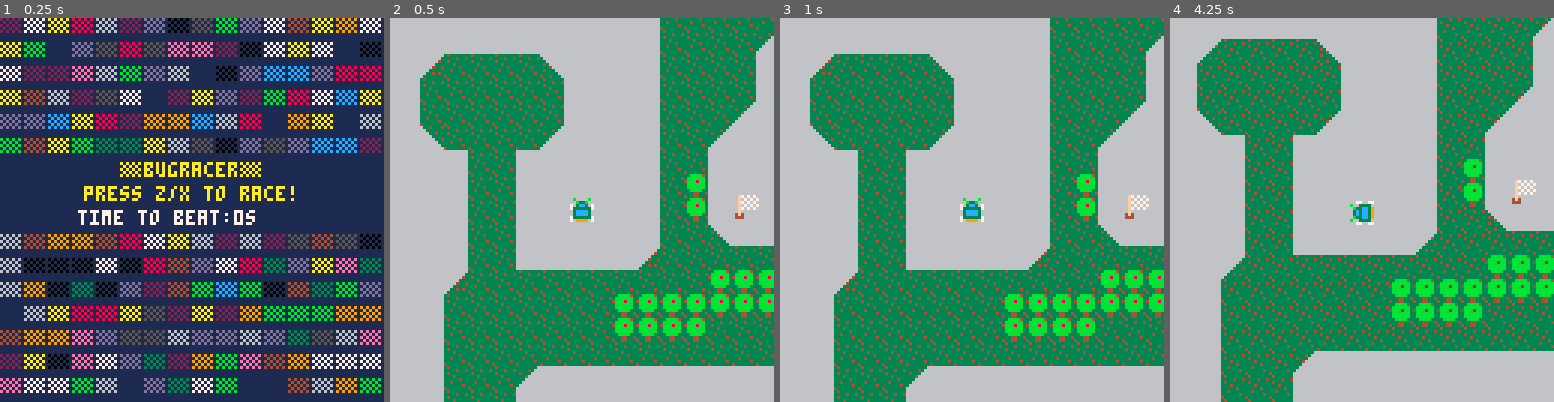
Above: before the commit, frames 1-4 (left to right).
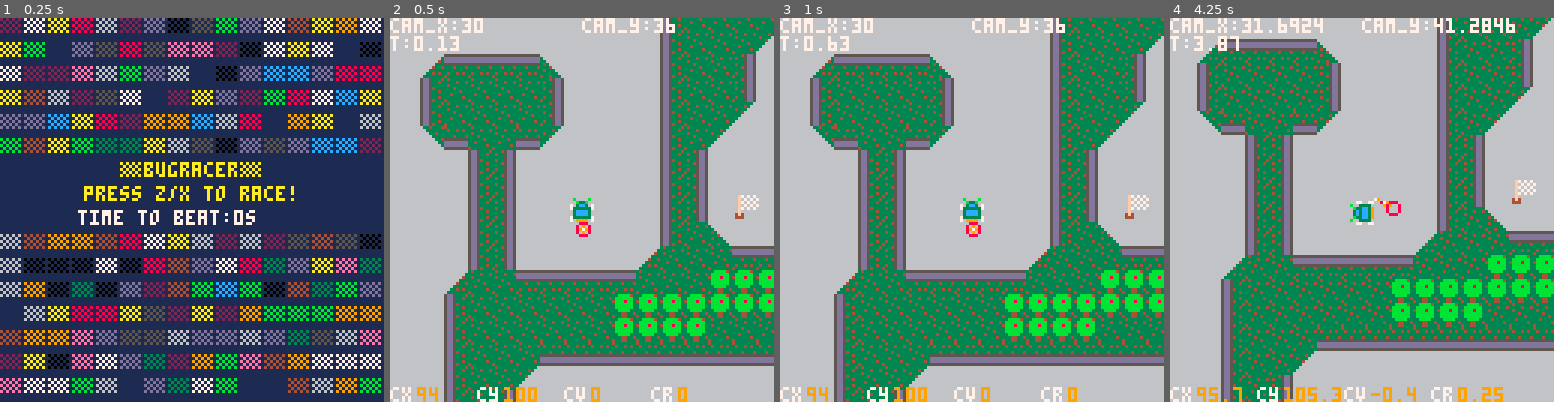
Above: after the commit, the same moments.

Repository: michaelchadwick/game-off-2016
Game: PICO-8 cartridge bugracer.p8
Two runs of this game, one before a commit and one after it. Both use one fixed random seed, a clock stepped at 60 frames per second and the inputs below.
Inputs:
- Up to frame 1 (0.25 s): no input
- Up to frame 2 (0.5 s): tap X (X key) at 0.33 s
- Up to frame 3 (1 s): tap O (Z key) at 0.7 s
- Up to frame 4 (4.25 s): tap X (X key) at 1.07, 1.85, 2.97, 4.08 s; hold Right 1.6-2.1 s; tap O (Z key) every 0.4 s from 1.7 to 4.1 s; hold Up 2.15-2.42 s; hold Right 2.47-3.03 s; hold Left 3.08-3.58 s; hold Down 3.63-3.97 s; hold Right from 4.02 s (still down)

Frame 1 is identical in both runs. In frame 2, 16% of the frame differs, in the area x 0-100%, y 0-100%; in frame 3, 16%; in frame 4, 17%.

Commit message:
exhaust animation implemented, but needs quirks worked out; started work on new impassible border tile

Diff:
--- a/bugracer.p8
+++ b/bugracer.p8
@@ -44,6 +44,7 @@
  self.rspd = init.rspd or 0
  self.spd = init.spd or 0
  self.spd_max = init.spd_max or 1.8
+ self.acc_step = init.acc_step or 0.4
  self.update = car.update
  self.draw = car.draw
  self.camera = car.camera
@@ -56,17 +57,28 @@
 end
 
 car.update = function(self)
- --check rotation
+ --adjust rotation
  if btn(btn_l) then
   self.rot+=self.rspd
  elseif btn(btn_r) then
   self.rot-=self.rspd
  end
- --check speed
+ --normalize rotation
+ if abs(self.rot)==1 then
+  self.rot=0
+ end
+ update_exhaust(self)
+ --adjust speed
+ ----go forward
  if btn(btn_u) then
-  self.spd=min(self.spd_max,self.spd+0.4)
+  self.spd=min(
+   self.spd_max,
+   self.spd+self.acc_step
+  )
+ ----go backward
  elseif btn(btn_d) then
   self.spd=max(-1,self.spd-0.4)
+ ----slow down
  else
   self.spd*=0.9
   if abs(self.spd)<0.2 then
@@ -143,6 +155,7 @@
  music(0)
  cam_x=0
  cam_y=0
+ exhausts={}
 
  flag={sp=sp_flag,x=145,y=95}
  flag.box={
@@ -158,6 +171,41 @@
   rspd=rot_spd
  })
  add(cars,car)
+end
+
+function make_exhaust(x,y)
+ add(exhausts,{x=x,y=y,t=0})
+end
+
+function update_exhaust(c)
+ local sz=c.size
+ local rt=abs(c.rot)
+ local d=1
+ if c.rot<0 then
+  d=-1
+ end
+
+ if rt>0 and
+    rt<=0.25 then
+  ex_x=c.x+(d*(rt*sz*4))
+  ex_y=c.y-((rt*sz*4)-10)
+ elseif rt>0.25 and
+        rt<0.5 then
+  ex_x=c.x-(d*((rt*sz*3)-17))
+  ex_y=c.y-(d*((rt-0.25)*sz*4))
+ elseif rt>=0.5 and
+        rt<0.75 then
+  ex_x=c.x-(d*((rt-0.5)*sz*3))
+  ex_y=c.y+(d*((rt*sz*4)-27))
+ elseif rt>=0.75 and
+        rt<1 then
+  ex_x=c.x+(d*((rt*sz*3)-25))
+  ex_y=c.y+(d*((rt*sz*4)+2))
+ else
+  ex_x=c.x
+  ex_y=c.y+6
+ end
+ make_exhaust(ex_x,ex_y)
 end
 
 function game_over()
@@ -217,6 +265,15 @@
  elseif game_state==state_play then
   cls()
   t+=1
+
+  --update exhausts
+  for ex in all(exhausts) do
+   ex.t+=1
+   if ex.t==7 then
+    del(exhausts,ex)
+   end
+  end
+
  elseif game_state==state_dead then
   game_over()
  elseif game_state==state_win then
@@ -231,16 +288,29 @@
  if game_state==state_title then
   draw_title()
  elseif game_state==state_play then
+  --basics
   camera(cam_x,cam_y)
   draw_bg()
+
+  --car
   for _,car in pairs(cars) do
    car:update()
    car:draw()
    car:camera()
   end
+
+  --exhausts
+	 for ex in all(exhausts) do
+	  circ(ex.x,ex.y,
+	   1.4/(ex.t/2.1),
+	   7+ex.t%3
+	  )
+	 end
+
+  --flag
   spr(flag.sp,flag.x,flag.y)
-  camera(cam_x,cam_y)
-  --show_stats(cars[1])
+
+  show_stats(cars[1])
  elseif game_state==state_dead then
   game_over()
  end
@@ -277,6 +347,11 @@
   round(cars[1].spd,1),
   cam_x+67,
   cam_y+123,9)
+ print("cr",cam_x+87,cam_y+123,7)
+ print(
+  round(cars[1].rot,2),
+  cam_x+96,
+  cam_y+123,9)
 end
 
 function round(num,idp)
@@ -375,22 +450,22 @@
 334333333366666666666633666666666f6666660000000000000000000000000000000000000000000000000000000000000000000000000000000000000000
 333333433666666666666663666666664f4666660000000000000000000000000000000000000000000000000000000000000000000000000000000000000000
 43333333666666666666666666666666444666660000000000000000000000000000000000000000000000000000000000000000000000000000000000000000
-33bbbb43666666666666666600000000000000000000000000000000000000000000000000000000000000000000000000000000000000000000000000000000
-3bbbbbb3366666666666666300000000000000000000000000000000000000000000000000000000000000000000000000000000000000000000000000000000
-4bbb8bb3336666666666664300000000000000000000000000000000000000000000000000000000000000000000000000000000000000000000000000000000
-3bbbbbb3343666666666633300000000000000000000000000000000000000000000000000000000000000000000000000000000000000000000000000000000
-3bbbbbb3333466666666433400000000000000000000000000000000000000000000000000000000000000000000000000000000000000000000000000000000
-33bbbb33343336666663333300000000000000000000000000000000000000000000000000000000000000000000000000000000000000000000000000000000
-33344334333333666633434300000000000000000000000000000000000000000000000000000000000000000000000000000000000000000000000000000000
-43344333433433366333333300000000000000000000000000000000000000000000000000000000000000000000000000000000000000000000000000000000
-00000000000000000000000000000000000000000000000000000000000000000000000000000000000000000000000000000000000000000000000000000000
-00000000000000000000000000000000000000000000000000000000000000000000000000000000000000000000000000000000000000000000000000000000
-00000000000000000000000000000000000000000000000000000000000000000000000000000000000000000000000000000000000000000000000000000000
-00000000000000000000000000000000000000000000000000000000000000000000000000000000000000000000000000000000000000000000000000000000
-00000000000000000000000000000000000000000000000000000000000000000000000000000000000000000000000000000000000000000000000000000000
-00000000000000000000000000000000000000000000000000000000000000000000000000000000000000000000000000000000000000000000000000000000
-00000000000000000000000000000000000000000000000000000000000000000000000000000000000000000000000000000000000000000000000000000000
-00000000000000000000000000000000000000000000000000000000000000000000000000000000000000000000000000000000000000000000000000000000
+33bbbb43666666666666666643333333555555550000000000000000000000000000000000000000000000000000000000000000000000000000000000000000
+3bbbbbb3366666666666666334334343dddddddd0000000000000000000000000000000000000000000000000000000000000000000000000000000000000000
+4bbb8bb3336666666666664333333333dddddddd0000000000000000000000000000000000000000000000000000000000000000000000000000000000000000
+3bbbbbb3343666666666633333343334555555550000000000000000000000000000000000000000000000000000000000000000000000000000000000000000
+3bbbbbb3333466666666433455555555333433340000000000000000000000000000000000000000000000000000000000000000000000000000000000000000
+33bbbb333433366666633333dddddddd333333330000000000000000000000000000000000000000000000000000000000000000000000000000000000000000
+333443343333336666334343dddddddd343343430000000000000000000000000000000000000000000000000000000000000000000000000000000000000000
+43344333433433366333333355555555433333330000000000000000000000000000000000000000000000000000000000000000000000000000000000000000
+0000000000000000000000005dd5333433345dd50000000000000000000000000000000000000000000000000000000000000000000000000000000000000000
+0000000000000000000000005dd5334334335dd50000000000000000000000000000000000000000000000000000000000000000000000000000000000000000
+0000000000000000000000005dd5333333335dd50000000000000000000000000000000000000000000000000000000000000000000000000000000000000000
+0000000000000000000000005dd5433334335dd50000000000000000000000000000000000000000000000000000000000000000000000000000000000000000
+0000000000000000000000005dd5334333345dd50000000000000000000000000000000000000000000000000000000000000000000000000000000000000000
+0000000000000000000000005dd5333333335dd50000000000000000000000000000000000000000000000000000000000000000000000000000000000000000
+0000000000000000000000005dd5334334335dd50000000000000000000000000000000000000000000000000000000000000000000000000000000000000000
+0000000000000000000000005dd5433343335dd50000000000000000000000000000000000000000000000000000000000000000000000000000000000000000
 00000000000000000000000000000000000000000000000000000000000000000000000000000000000000000000000000000000000000000000000000000000
 00000000000000000000000000000000000000000000000000000000000000000000000000000000000000000000000000000000000000000000000000000000
 00000000000000000000000000000000000000000000000000000000000000000000000000000000000000000000000000000000000000000000000000000000
@@ -464,168 +539,168 @@
 00000000000000000000000000000000000000000000000000000000000000000000000000000000000000000000000000000000000000000000000000000000
 00000000000000000000000000000000000000000000000000000000000000000000000000000000000000000000000000000000000000000000000000000000
 __gff__
-0000010000000000000000000000000000000000000000000000000000000000000000000000000000000000000000000000000000000000000000000000000001030900000000000000000000000000010511000000000000000000000000000000000000000000000000000000000000000000000000000000000000000000
+0000010000000000000000000000000000000000000000000000000000000000000000000000000000000000000000000000000000000000000000000000000000030900000000000000000000000000010511010100000000000000000000000000000101000000000000000000000000000000000000000000000000000000
 0000000000000000000000000000000000000000000000000000000000000000000000000000000000000000000000000000000000000000000000000000000000000000000000000000000000000000000000000000000000000000000000000000000000000000000000000000000000000000000000000000000000000000
 __map__
-4040404040404040404040404040404040404040404040404040404040404040404040404040404040404040404040400000000000000000000000000000000000000000000000000000000000000000000000000000000000000000000000000000000000000000000000000000000000000000000000000000000000000000
+4040535353535353535353535353404040404040404040404040404040404040404040404040404040404040404040400000000000000000000000000000000000000000000000000000000000000000000000000000000000000000000000000000000000000000000000000000000000000000000000000000000000000000
 4041434343434343434343434343424040505050404040404040404040404040505050505050505050505040404040400000000000000000000000000000000000000000000000000000000000000000000000000000000000000000000000000000000000000000000000000000000000000000000000000000000000000000
-4043434343434343434343434343434050505040404040404040404040404040505050505050505050505040404040400000000000000000000000000000000000000000000000000000000000000000000000000000000000000000000000000000000000000000000000000000000000000000000000000000000000000000
-4043434343434343434343434343434040504040404040404040404040404040404040404040404040404040404040400000000000000000000000000000000000000000000000000000000000000000000000000000000000000000000000000000000000000000000000000000000000000000000000000000000000000000
-4043434343434343434343434343434040404040404040404040404040414343434343434343434343434343434240400000000000000000000000000000000000000000000000000000000000000000000000000000000000000000000000000000000000000000000000000000000000000000000000000000000000000000
-4043434343434343434343434343434040404041434343434343434343434343434343434343434343434343434342400000000000000000000000000000000000000000000000000000000000000000000000000000000000000000000000000000000000000000000000000000000000000000000000000000000000000000
-4043434343524040404051434343434040404043434343434343434343434343434343434343434343434343434343400000000000000000000000000000000000000000000000000000000000000000000000000000000000000000000000000000000000000000000000000000000000000000000000000000000000000000
-4043434343404040404040434343434040404043434343434343434343434343524040404040404040405143434343400000000000000000000000000000000000000000000000000000000000000000000000000000000000000000000000000000000000000000000000000000000000000000000000000000000000000000
-4043434343404040404040434343434040404143434352404040404040404040404040404040404050504043434343400000000000000000000000000000000000000000000000000000000000000000000000000000000000000000000000000000000000000000000000000000000000000000000000000000000000000000
-4043434343424040404041434343434040414343434340404040404040404040404143434343424050504043434343400000000000000000000000000000000000000000000000000000000000000000000000000000000000000000000000000000000000000000000000000000000000000000000000000000000000000000
-4043434343434340404343434343434040434343434342404040404040404143434343434343434240404043434343400000000000000000000000000000000000000000000000000000000000000000000000000000000000000000000000000000000000000000000000000000000000000000000000000000000000000000
-4043434343434340404343434343434050434343434343434343434241434343434352405143434340404043434343400000000000000000000000000000000000000000000000000000000000000000000000000000000000000000000000000000000000000000000000000000000000000000000000000000000000000000
-4043434343434340404343434343434050434343434343434343434343434352404040404043434340404043434343400000000000000000000000000000000000000000000000000000000000000000000000000000000000000000000000000000000000000000000000000000000000000000000000000000000000000000
-4043434343434340404343434343434040514343435240404040514343524040404040404051434340404043434343400000000000000000000000000000000000000000000000000000000000000000000000000000000000000000000000000000000000000000000000000000000000000000000000000000000000000000
-4051434343434340404343434343524040404040404040404040404040404040405040504040434340404051434343400000000000000000000000000000000000000000000000000000000000000000000000000000000000000000000000000000000000000000000000000000000000000000000000000000000000000000
-4040514343435240404040404040404040505050505050504040404040404040505050504040434340404040434343400000000000000000000000000000000000000000000000000000000000000000000000000000000000000000000000000000000000000000000000000000000000000000000000000000000000000000
-4040404343434040404040404050505050505050505050504040404040404040404040404040434340404040434343400000000000000000000000000000000000000000000000000000000000000000000000000000000000000000000000000000000000000000000000000000000000000000000000000000000000000000
-4040404343434040404040404050505050404040404040404040404040404040404040404041434340404040434343400000000000000000000000000000000000000000000000000000000000000000000000000000000000000000000000000000000000000000000000000000000000000000000000000000000000000000
-4040404343434040404040404040404040404040404143434343434343434343434343434343434340404040434343400000000000000000000000000000000000000000000000000000000000000000000000000000000000000000000000000000000000000000000000000000000000000000000000000000000000000000
-4040404343434040404143434343434343434343434343434343434343434343434343434343435240404041434343400000000000000000000000000000000000000000000000000000000000000000000000000000000000000000000000000000000000000000000000000000000000000000000000000000000000000000
-4040404343434040404343434343434343434343434352404040404040404040404040404040404040414343434343400000000000000000000000000000000000000000000000000000000000000000000000000000000000000000000000000000000000000000000000000000000000000000000000000000000000000000
-4040404343434040404343434343434343434343435240404050505050404040404040404040404040434343434343400000000000000000000000000000000000000000000000000000000000000000000000000000000000000000000000000000000000000000000000000000000000000000000000000000000000000000
-4040404343434040404343434343434343434343434040405050505040404040404040404040404040434343434343400000000000000000000000000000000000000000000000000000000000000000000000000000000000000000000000000000000000000000000000000000000000000000000000000000000000000000
-4040404343434040404343435240404040514343434240404040404040404040404040404040404041434343434343400000000000000000000000000000000000000000000000000000000000000000000000000000000000000000000000000000000000000000000000000000000000000000000000000000000000000000
-4040404343434040404343434040404040405143434343434343434343434343424041434343434343434343434343400000000000000000000000000000000000000000000000000000000000000000000000000000000000000000000000000000000000000000000000000000000000000000000000000000000000000000
-4040404343434040404343434040404040404051434343434343434343434343434343434343434343434343434343400000000000000000000000000000000000000000000000000000000000000000000000000000000000000000000000000000000000000000000000000000000000000000000000000000000000000000
-4040404343434040404343434040404040404040434343434343434343434343434343434343434343434343434343400000000000000000000000000000000000000000000000000000000000000000000000000000000000000000000000000000000000000000000000000000000000000000000000000000000000000000
-4040404343434240414343434040404040404040434343434343434343434343434343434343434343434343434343400000000000000000000000000000000000000000000000000000000000000000000000000000000000000000000000000000000000000000000000000000000000000000000000000000000000000000
-4040404343434343434343434040404040404040514343434343434343434343524051434343434343434343434352400000000000000000000000000000000000000000000000000000000000000000000000000000000000000000000000000000000000000000000000000000000000000000000000000000000000000000
-4040404343434343434343524040404040404040404040404040404040404040404040404040404040404040404040400000000000000000000000000000000000000000000000000000000000000000000000000000000000000000000000000000000000000000000000000000000000000000000000000000000000000000
-4040405143434343434352404040404040404040404040404040404040404040404040404040404040404040404040400000000000000000000000000000000000000000000000000000000000000000000000000000000000000000000000000000000000000000000000000000000000000000000000000000000000000000
-4040404040404040404040404040404040404040404040404040404040404040404040404040404040404040404040400000000000000000000000000000000000000000000000000000000000000000000000000000000000000000000000000000000000000000000000000000000000000000000000000000000000000000
-…(130 lines of a section not shown)…
+6443434343434343434343434343436350505040404040404040404040404040505050505050505050505040404040400000000000000000000000000000000000000000000000000000000000000000000000000000000000000000000000000000000000000000000000000000000000000000000000000000000000000000
+6443434343434343434343434343436340504040404040404040404040405353535353535353535353535340404040400000000000000000000000000000000000000000000000000000000000000000000000000000000000000000000000000000000000000000000000000000000000000000000000000000000000000000
+6443434343434343434343434343436340404040535353535353535353414343434343434343434343434343434240400000000000000000000000000000000000000000000000000000000000000000000000000000000000000000000000000000000000000000000000000000000000000000000000000000000000000000
+6443434343434343434343434343436340404041434343434343434343434343434343434343434343434343434342400000000000000000000000000000000000000000000000000000000000000000000000000000000000000000000000000000000000000000000000000000000000000000000000000000000000000000
+6443434343525454545451434343436340406443434343434343434343434343434343434343434343434343434343400000000000000000000000000000000000000000000000000000000000000000000000000000000000000000000000000000000000000000000000000000000000000000000000000000000000000000
+6443434343634040404064434343436340406443434343434343434343434343525454545454544040405143434343400000000000000000000000000000000000000000000000000000000000000000000000000000000000000000000000000000000000000000000000000000000000000000000000000000000000000000
+6443434343634040404064434343436340404143434352545454545454545454404053535353404050506443434343400000000000000000000000000000000000000000000000000000000000000000000000000000000000000000000000000000000000000000000000000000000000000000000000000000000000000000
+6443434343425340405341434343436340414343434363404040404040404040404143434343424050506443434343400000000000000000000000000000000000000000000000000000000000000000000000000000000000000000000000000000000000000000000000000000000000000000000000000000000000000000
+6443434343434363644343434343436364434343434342535353404040404143434343434343434240406443434343400000000000000000000000000000000000000000000000000000000000000000000000000000000000000000000000000000000000000000000000000000000000000000000000000000000000000000
+6443434343434363644343434343436364434343434343434343425341434343434352545143434363406443434343400000000000000000000000000000000000000000000000000000000000000000000000000000000000000000000000000000000000000000000000000000000000000000000000000000000000000000
+6443434343434363644343434343436364434343434343434343434343434352545440404043434363406443434343400000000000000000000000000000000000000000000000000000000000000000000000000000000000000000000000000000000000000000000000000000000000000000000000000000000000000000
+6443434343434363644343434343436340514343435254545454514343525440404040404051434363406443434343400000000000000000000000000000000000000000000000000000000000000000000000000000000000000000000000000000000000000000000000000000000000000000000000000000000000000000
+4051434343434363644343434343524040405454544040404040404054404040405040504040434340404051434343400000000000000000000000000000000000000000000000000000000000000000000000000000000000000000000000000000000000000000000000000000000000000000000000000000000000000000
+4040514343435240405454545454404040505050505050504040404040404040505050504040434340404040434343400000000000000000000000000000000000000000000000000000000000000000000000000000000000000000000000000000000000000000000000000000000000000000000000000000000000000000
+4040644343436340404040404050505050505050505050504040404040404040404040404040434340404040434343400000000000000000000000000000000000000000000000000000000000000000000000000000000000000000000000000000000000000000000000000000000000000000000000000000000000000000
+4040644343436340404040404050505050404040404040404040404040404040404040404041434340404040434343400000000000000000000000000000000000000000000000000000000000000000000000000000000000000000000000000000000000000000000000000000000000000000000000000000000000000000
+4040644343436340404053535353535353535353534143434343434343434343434343434343434340404040434343400000000000000000000000000000000000000000000000000000000000000000000000000000000000000000000000000000000000000000000000000000000000000000000000000000000000000000
+4040644343436340404143434343434343434343434343434343434343434343434343434343435240404041434343400000000000000000000000000000000000000000000000000000000000000000000000000000000000000000000000000000000000000000000000000000000000000000000000000000000000000000
+4040644343436340644343434343434343434343434352545454545454545454545454545454544040414343434343400000000000000000000000000000000000000000000000000000000000000000000000000000000000000000000000000000000000000000000000000000000000000000000000000000000000000000
+4040644343436340644343434343434343434343435240404050505050404040404040404040404040434343434343400000000000000000000000000000000000000000000000000000000000000000000000000000000000000000000000000000000000000000000000000000000000000000000000000000000000000000
+4040644343436340644343434343434343434343434040405050505040404040404040404040404040434343434343400000000000000000000000000000000000000000000000000000000000000000000000000000000000000000000000000000000000000000000000000000000000000000000000000000000000000000
+4040644343436340644343435254545454514343434240404040404040404040404040404040404041434343434343400000000000000000000000000000000000000000000000000000000000000000000000000000000000000000000000000000000000000000000000000000000000000000000000000000000000000000
+4040644343436340644343436340404040405143434343434343434343434343424041434343434343434343434343400000000000000000000000000000000000000000000000000000000000000000000000000000000000000000000000000000000000000000000000000000000000000000000000000000000000000000
+4040644343436340644343436340404040404051434343434343434343434343434343434343434343434343434343400000000000000000000000000000000000000000000000000000000000000000000000000000000000000000000000000000000000000000000000000000000000000000000000000000000000000000
+4040644343436340644343436340404040404064434343434343434343434343434343434343434343434343434343400000000000000000000000000000000000000000000000000000000000000000000000000000000000000000000000000000000000000000000000000000000000000000000000000000000000000000
+4040644343434240414343436340404040404040514343434343434343434343434343434343434343434343434343400000000000000000000000000000000000000000000000000000000000000000000000000000000000000000000000000000000000000000000000000000000000000000000000000000000000000000
+4040644343434343434343436340404040404040405454545451434343434343524051434343434343434343434352400000000000000000000000000000000000000000000000000000000000000000000000000000000000000000000000000000000000000000000000000000000000000000000000000000000000000000
+4040644343434343434343436340404040404040404040404040545454545454404040404040404040404040404040400000000000000000000000000000000000000000000000000000000000000000000000000000000000000000000000000000000000000000000000000000000000000000000000000000000000000000
+4040405143434343434343524040404040404040404040404040404040404040404040404040404040404040404040400000000000000000000000000000000000000000000000000000000000000000000000000000000000000000000000000000000000000000000000000000000000000000000000000000000000000000
+4040404054545454545454404040404040404040404040404040404040404040404040404040404040404040404040400000000000000000000000000000000000000000000000000000000000000000000000000000000000000000000000000000000000000000000000000000000000000000000000000000000000000000
+…(130 lines of a section not shown)…
